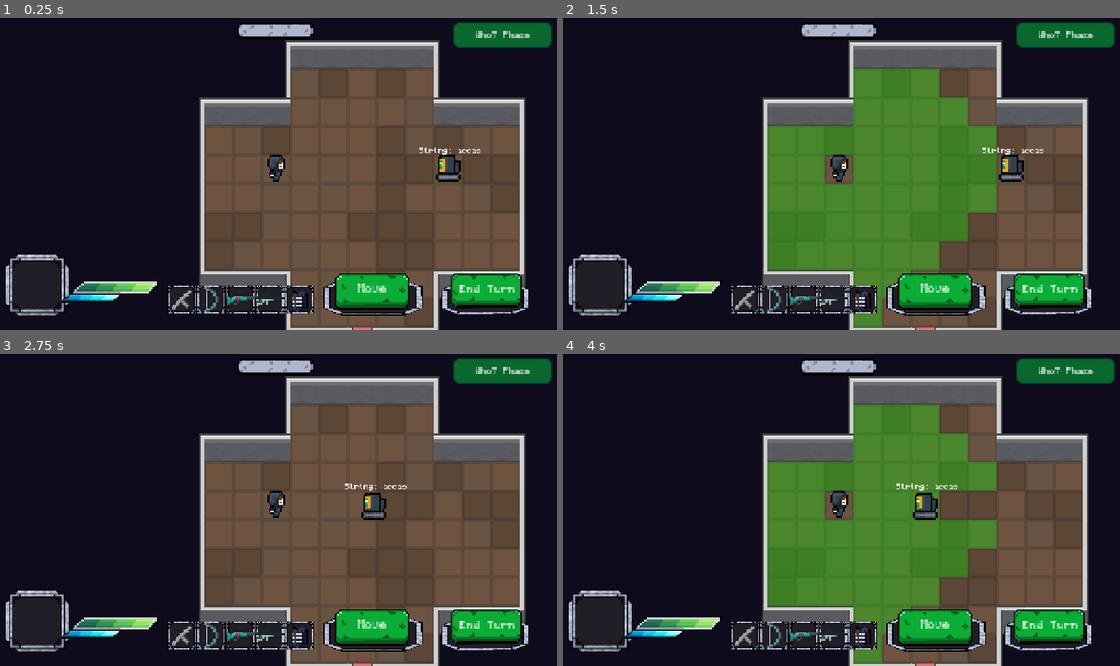
Above: before the commit, frames 1-4 (two rows, left to right).
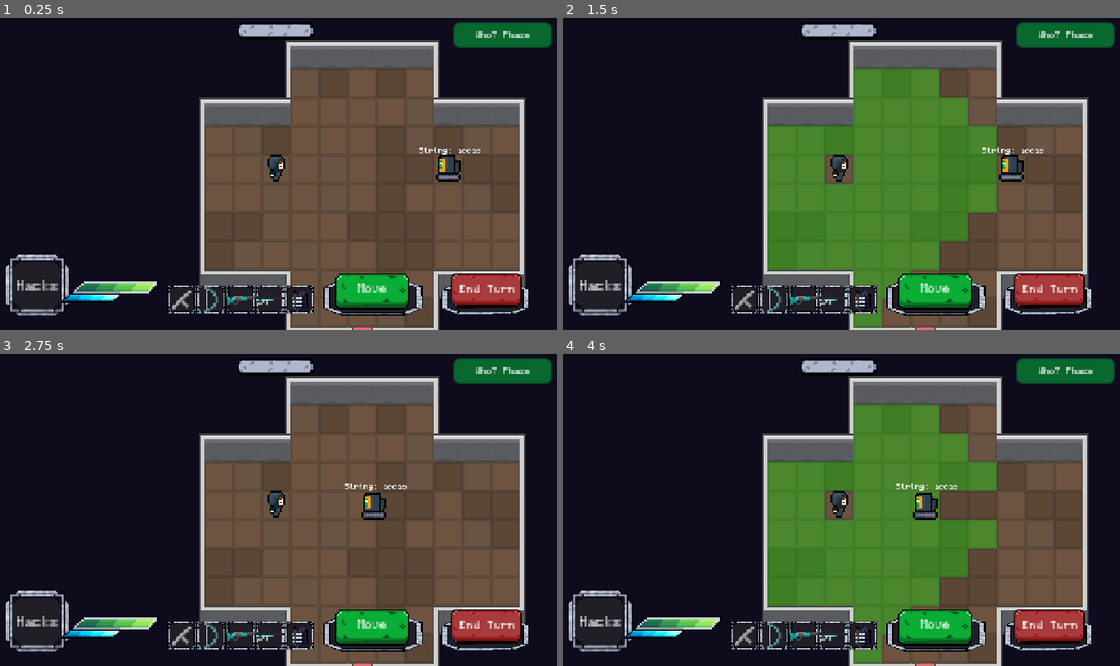
Above: after the commit, the same moments.

Repository: kofishah3/Accept-Deny
Game: Godot game, scene res://main.tscn
Same seed, same stepped clock (60 frames per second), same inputs: the game is played once before the commit and once after it.
Inputs (mouse positions are in pixels of both pictures, inside the frame that each line leads up to):
- Up to frame 1 (0.25 s): no input
- Up to frame 2 (1.5 s): click "Move" at 0.5 s; click (601, 286) at 1.25 s, where only the run after the commit has a clickable "Hacks"
- Up to frame 3 (2.75 s): click "End Turn" at 2 s
- Up to frame 4 (4 s): click "Move" at 2.75 s; click (601, 622) at 3.5 s, where only the run after the commit has a clickable "Hacks"

The runs differ from the first frame. In frame 1, 1.4% of the frame differs, in the area x 3-94%, y 82-93%; in frame 2, 1.4%; in frame 3, 1.4%; in frame 4, 1.4%.

Commit message:
Added hacks ui button and panel (no logic yet)

Diff:
--- a/ui/main-menu screen/main_menu.tscn
+++ b/ui/main-menu screen/main_menu.tscn
@@ -9,9 +9,9 @@
 [ext_resource type="Texture2D" uid="uid://htar048q5meg" path="res://ui_elements/main-menu/main-button-3.png" id="7_o1whf"]
 [ext_resource type="Texture2D" uid="uid://bkuxng1dlta2g" path="res://ui_elements/main-menu/main-border.png" id="8_15c5s"]
 [ext_resource type="Texture2D" uid="uid://dhi7p5wy0sq21" path="res://ui_elements/main-menu/main-button-3-pressed.png" id="8_pjqei"]
-[ext_resource type="Texture2D" uid="uid://b1s2m47s3iqg3" path="res://ui_elements/regex-shapes/green-triangle.png" id="9_ni65f"]
-[ext_resource type="Texture2D" uid="uid://dymbxiosrxhj5" path="res://ui_elements/regex-shapes/red-diamond.png" id="10_e0m0q"]
-[ext_resource type="Texture2D" uid="uid://mh8rijrmqxqo" path="res://ui_elements/regex-shapes/yellow-circle.png" id="11_bxm30"]
+[ext_resource type="Texture2D" uid="uid://b1s2m47s3iqg3" path="res://ui_elements/regex-shapes/symbol-c.png" id="9_ni65f"]
+[ext_resource type="Texture2D" uid="uid://dymbxiosrxhj5" path="res://ui_elements/regex-shapes/symbol-a.png" id="10_e0m0q"]
+[ext_resource type="Texture2D" uid="uid://mh8rijrmqxqo" path="res://ui_elements/regex-shapes/symbol-b.png" id="11_bxm30"]
 
 [sub_resource type="GDScript" id="GDScript_eetwo"]
 script/source = "extends Node2D
--- /dev/null
+++ b/ui/on-game screen/hacks_panel.tscn
@@ -0,0 +1,89 @@
+[gd_scene load_steps=5 format=3 uid="uid://bwywhnuhadetv"]
+
+[ext_resource type="Texture2D" uid="uid://bgpbt4bejlw0y" path="res://ui_elements/on-game/Border/inventoryBorder.png" id="1_sqnoq"]
+[ext_resource type="FontFile" uid="uid://8rxtgy12pkqv" path="res://themes/dnf-paste-8x12.ttf" id="2_08a52"]
+[ext_resource type="Texture2D" uid="uid://bb7h8m4plxfj6" path="res://ui_elements/on-game/hack-button.png" id="3_08a52"]
+[ext_resource type="Texture2D" uid="uid://c7lukel6b0m6l" path="res://ui_elements/on-game/hack-button-pressed.png" id="4_0pot8"]
+
+[node name="Regex-Load-Panel" type="TextureRect"]
+offset_left = 169.0
+offset_top = 85.0
+offset_right = 263.0
+offset_bottom = 175.0
+size_flags_horizontal = 4
+size_flags_vertical = 4
+texture = ExtResource("1_sqnoq")
+
+[node name="Label" type="Label" parent="."]
+layout_mode = 0
+offset_left = 23.0
+offset_top = 12.0
+offset_right = 129.0
+offset_bottom = 29.0
+scale = Vector2(0.440393, 0.443667)
+theme_override_fonts/font = ExtResource("2_08a52")
+text = "Hacks"
+horizontal_alignment = 1
+
+[node name="VBoxContainer" type="VBoxContainer" parent="."]
+layout_mode = 0
+offset_left = 30.0
+offset_top = 23.0
+offset_right = 94.0
+offset_bottom = 127.0
+scale = Vector2(0.537324, 0.537324)
+
+[node name="Confuse" type="TextureButton" parent="VBoxContainer"]
+layout_mode = 2
+texture_normal = ExtResource("3_08a52")
+texture_pressed = ExtResource("4_0pot8")
+
+[node name="Label" type="Label" parent="VBoxContainer/Confuse"]
+layout_mode = 1
+anchors_preset = 15
+anchor_right = 1.0
+anchor_bottom = 1.0
+grow_horizontal = 2
+grow_vertical = 2
+theme_override_font_sizes/font_size = 9
+text = "Confuse"
+horizontal_alignment = 1
+vertical_alignment = 1
+
+[node name="Stun" type="TextureButton" parent="VBoxContainer"]
+layout_mode = 2
+texture_normal = ExtResource("3_08a52")
+texture_pressed = ExtResource("4_0pot8")
+
+[node name="Label" type="Label" parent="VBoxContainer/Stun"]
+layout_mode = 1
+anchors_preset = 15
+anchor_right = 1.0
+anchor_bottom = 1.0
+grow_horizontal = 2
+grow_vertical = 2
+theme_override_font_sizes/font_size = 9
+text = "Stun"
+horizontal_alignment = 1
+vertical_alignment = 1
+
+[node name="Overwrite" type="TextureButton" parent="VBoxContainer"]
+layout_mode = 2
+texture_normal = ExtResource("3_08a52")
+texture_pressed = ExtResource("4_0pot8")
+
+[node name="Label" type="Label" parent="VBoxContainer/Overwrite"]
+layout_mode = 1
+anchors_preset = 15
+anchor_right = 1.0
+anchor_bottom = 1.0
+offset_left = 5.58322
+offset_top = -1.27923
+offset_right = -4.41678
+offset_bottom = -1.27923
+grow_horizontal = 2
+grow_vertical = 2
+theme_override_font_sizes/font_size = 9
+text = "Overwrite"
+horizontal_alignment = 1
+vertical_alignment = 1
--- a/ui/on-game screen/on-game-screen.tscn
+++ b/ui/on-game screen/on-game-screen.tscn
@@ -1,9 +1,9 @@
-[gd_scene load_steps=23 format=3 uid="uid://dcncfug8eug4q"]
+[gd_scene load_steps=26 format=3 uid="uid://dx6nymuqu0fyi"]
 
 [ext_resource type="StyleBox" uid="uid://dofnvq0vo5pi1" path="res://themes/normal_button.tres" id="1_ylauv"]
-[ext_resource type="Texture2D" uid="uid://dymbxiosrxhj5" path="res://ui_elements/regex-shapes/red-diamond.png" id="4_tdaem"]
-[ext_resource type="Texture2D" uid="uid://mh8rijrmqxqo" path="res://ui_elements/regex-shapes/yellow-circle.png" id="5_yix3w"]
-[ext_resource type="Texture2D" uid="uid://b1s2m47s3iqg3" path="res://ui_elements/regex-shapes/green-triangle.png" id="6_krqp1"]
+[ext_resource type="Texture2D" uid="uid://dymbxiosrxhj5" path="res://ui_elements/regex-shapes/symbol-a.png" id="4_tdaem"]
+[ext_resource type="Texture2D" uid="uid://mh8rijrmqxqo" path="res://ui_elements/regex-shapes/symbol-b.png" id="5_yix3w"]
+[ext_resource type="Texture2D" uid="uid://b1s2m47s3iqg3" path="res://ui_elements/regex-shapes/symbol-c.png" id="6_krqp1"]
 [ext_resource type="Texture2D" uid="uid://d2uc8ebmomdtn" path="res://ui_elements/on-game/Border/playerBorder.png" id="7_xbyut"]
 [ext_resource type="Texture2D" uid="uid://b4bft84tp32hx" path="res://ui_elements/on-game/Health/healthUnder.png" id="8_op8jk"]
 [ext_resource type="Texture2D" uid="uid://dcaqowbgs16w3" path="res://ui_elements/on-game/Health/healthProgress.png" id="9_xqqyk"]
@@ -14,9 +14,9 @@
 [ext_resource type="Texture2D" uid="uid://dh15dc6h5ar8e" path="res://ui_elements/regex-shapes/grey-loading.png" id="14_uvf25"]
 [ext_resource type="Texture2D" uid="uid://m3so316sw6rv" path="res://ui_elements/on-game/Border/buttonBorder.png" id="15_fn08l"]
 [ext_resource type="Texture2D" uid="uid://bvwefi47f7rvm" path="res://ui_elements/on-game/move-button.png" id="16_rwd6p"]
+[ext_resource type="Texture2D" uid="uid://q2vlrls82uaa" path="res://ui_elements/game-win-&-over/lose-button-1.png" id="16_tdaem"]
 [ext_resource type="Texture2D" uid="uid://db4dn2l8btt8m" path="res://ui_elements/on-game/move-button-pressed.png" id="17_tdaem"]
-[ext_resource type="Texture2D" uid="uid://dob1lwjm47jf8" path="res://ui_elements/on-game/endturn-button.png" id="18_yix3w"]
-[ext_resource type="Texture2D" uid="uid://dd13m6gkpqnok" path="res://ui_elements/on-game/endturn-button-pressed.png" id="19_krqp1"]
+[ext_resource type="Texture2D" uid="uid://b42xprjg2ffil" path="res://ui_elements/game-win-&-over/lose-button-1-pressed.png" id="17_yix3w"]
 
 [sub_resource type="StyleBoxEmpty" id="StyleBoxEmpty_dix6n"]
 
@@ -24,6 +24,17 @@
 Button/font_sizes/font_size = 16
 Button/styles/focus = SubResource("StyleBoxEmpty_dix6n")
 Button/styles/normal = ExtResource("1_ylauv")
+
+[sub_resource type="StyleBoxEmpty" id="StyleBoxEmpty_tdaem"]
+
+[sub_resource type="StyleBoxFlat" id="StyleBoxFlat_rwd6p"]
+bg_color = Color(0.241156, 0.241156, 0.241156, 1)
+corner_radius_top_left = 4
+corner_radius_top_right = 4
+corner_radius_bottom_right = 4
+corner_radius_bottom_left = 4
+
+[sub_resource type="StyleBoxEmpty" id="StyleBoxEmpty_rwd6p"]
 
 [sub_resource type="GDScript" id="GDScript_tvqor"]
 script/source = "extends ProgressBar
@@ -80,6 +91,18 @@
 offset_top = 4.27992
 offset_right = 43.4894
 offset_bottom = 44.2799
+
+[node name="Hacks Button" type="Button" parent="PlayerDisplay/Char"]
+layout_mode = 0
+offset_left = 6.0
+offset_top = 5.0
+offset_right = 38.0
+offset_bottom = 37.0
+theme_override_font_sizes/font_size = 9
+theme_override_styles/hover = SubResource("StyleBoxEmpty_tdaem")
+theme_override_styles/pressed = SubResource("StyleBoxFlat_rwd6p")
+theme_override_styles/normal = SubResource("StyleBoxEmpty_rwd6p")
+text = "Hacks"
 
 [node name="HealthProgressBar" type="ProgressBar" parent="PlayerDisplay"]
 visible = false
@@ -351,8 +374,8 @@
 grow_horizontal = 2
 grow_vertical = 2
 scale = Vector2(2.20046, 2.20046)
-texture_normal = ExtResource("18_yix3w")
-texture_pressed = ExtResource("19_krqp1")
+texture_normal = ExtResource("16_tdaem")
+texture_pressed = ExtResource("17_yix3w")
 
 [node name="Label" type="Label" parent="End Turn Button/TextureButton"]
 layout_mode = 0
Binary file added: ui_elements/on-game/hack-button-pressed.png
Not shown, added: ui_elements/on-game/hack-button-pressed.png.import
Binary file added: ui_elements/on-game/hack-button.png
Not shown, added: ui_elements/on-game/hack-button.png.import
Binary file added: ui_elements/on-game/lose-button-2-pressed.png
Not shown, added: ui_elements/on-game/lose-button-2-pressed.png.import
Binary file added: ui_elements/on-game/lose-button-2.png
Not shown, changed: ui_elements/on-game/lose-button-2.png.import
Renamed: ui_elements/regex-shapes/red-diamond.png -> ui_elements/regex-shapes/symbol-a.png
Not shown, changed: ui_elements/regex-shapes/symbol-a.png.import
Renamed: ui_elements/regex-shapes/yellow-circle.png -> ui_elements/regex-shapes/symbol-b.png
Not shown, added: ui_elements/regex-shapes/symbol-b.png.import
(and 3 more such lines)
